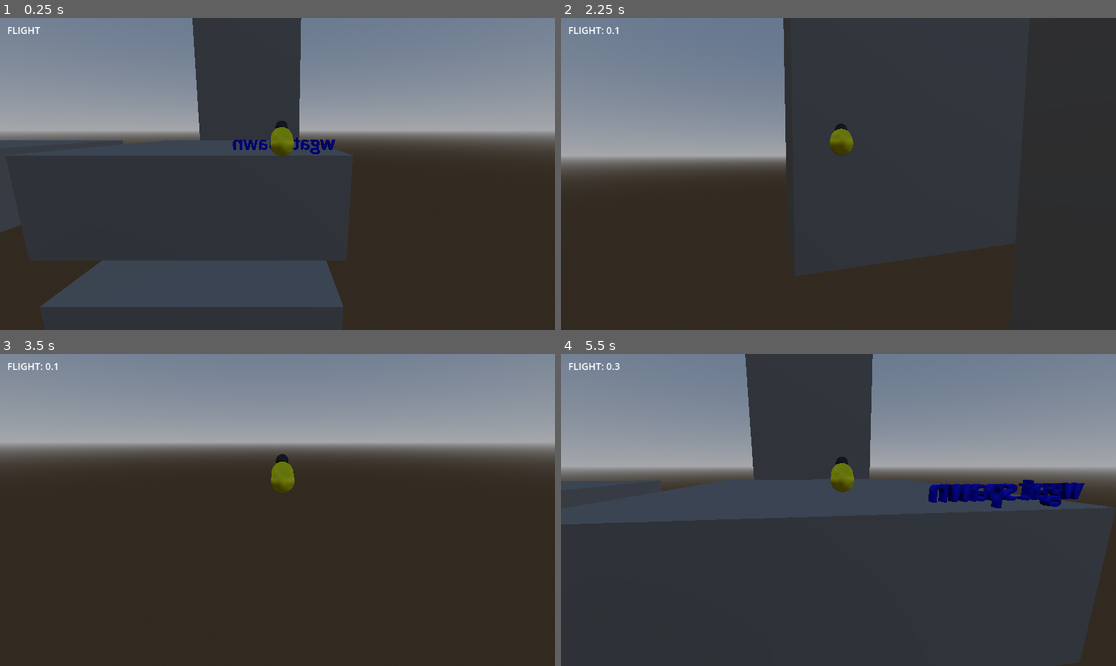
Above: before the commit, frames 1-4 (two rows, left to right).
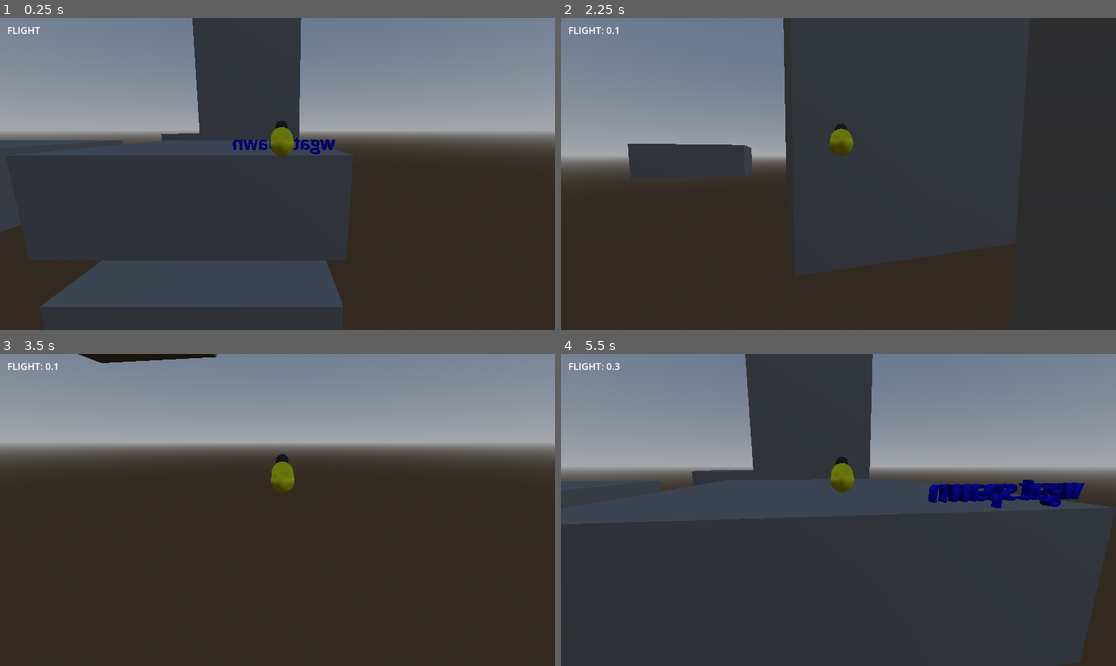
Above: after the commit, the same moments.

Repository: GunterJr/game-jam-feb
Game: Godot game, scene res://scenes/areas/movement-testing.tscn
Two runs of this game, one before a commit and one after it. Both use one fixed random seed, a clock stepped at 60 frames per second and the inputs below.
Inputs (mouse positions are in pixels of both pictures, inside the frame that each line leads up to):
- Up to frame 1 (0.25 s): no input
- Up to frame 2 (2.25 s): tap Enter (ui_accept) at 0.5 s; move the mouse to (866, 174) at 0.52 s; hold W (forward) from 0.53 s (still down); tap Shift (dash) at 0.6, 1.35, 2.1 s; click (866, 174) at 0.67 s; tap Space (jump) at 0.77, 1.52 s; move the mouse to (810, 174) at 1.27 s; move the mouse to (849, 167) at 2.02 s
- Up to frame 3 (3.5 s): keep holding W (forward); move the mouse to (271, 516) at 2.77 s; tap Shift (dash) at 2.85 s; click (271, 516) at 2.92 s; tap Space (jump) at 3.02 s
- Up to frame 4 (5.5 s): keep holding W (forward); move the mouse to (877, 513) at 3.52 s; tap Shift (dash) at 3.6, 4.35, 5.1 s; tap Space (jump) at 3.77, 4.52 s; tap Enter (ui_accept) at 4.25 s; move the mouse to (794, 506) at 4.27 s; tap R (reset) at 5 s; move the mouse to (844, 510) at 5.02 s; click (844, 510) at 5.17 s

The runs differ from the first frame. In frame 1, 0.1% of the frame differs, in the area x 29-37%, y 36-40%; in frame 2, 1.9%, in the area x 12-35%, y 40-50%; in frame 3, 0.5%; in frame 4, 0.4%.

Commit message:
WIP: Add suitor bee and misc

Diff:
--- /dev/null
+++ b/scenes/actors/suitor-bee.tscn
@@ -0,0 +1,26 @@
+[gd_scene format=3 uid="uid://dfkgkk2hqb77"]
+
+[sub_resource type="CapsuleMesh" id="CapsuleMesh_p8kpe"]
+radius = 0.1
+height = 0.4
+
+[sub_resource type="StandardMaterial3D" id="StandardMaterial3D_d226x"]
+albedo_color = Color(1, 1, 0, 1)
+
+[sub_resource type="SphereMesh" id="SphereMesh_p8kpe"]
+radius = 0.1
+height = 0.1
+
+[sub_resource type="StandardMaterial3D" id="StandardMaterial3D_1tyor"]
+albedo_color = Color(0, 0, 0, 1)
+
+[node name="SuitorBee" type="StaticBody3D" unique_id=643648152]
+
+[node name="MeshInstance3D" type="MeshInstance3D" parent="." unique_id=63989046]
+mesh = SubResource("CapsuleMesh_p8kpe")
+surface_material_override/0 = SubResource("StandardMaterial3D_d226x")
+
+[node name="MeshInstance3D" type="MeshInstance3D" parent="MeshInstance3D" unique_id=1423929763]
+transform = Transform3D(1, 0, 0, 0, 1, 0, 0, 0, 1, 0, 0.16721326, 0)
+mesh = SubResource("SphereMesh_p8kpe")
+surface_material_override/0 = SubResource("StandardMaterial3D_1tyor")
--- a/scenes/areas/movement-testing.tscn
+++ b/scenes/areas/movement-testing.tscn
@@ -91,6 +91,10 @@
 transform = Transform3D(3, 0, 0, 0, -1, 0, 0, 0, 3, 0, 0, 0)
 mesh = SubResource("BoxMesh_0kmkr")
 
+[node name="MeshInstance3D2" type="MeshInstance3D" parent="StaticBody3D6" unique_id=1018382128]
+transform = Transform3D(3, 0, 0, 0, -1, 0, 0, 0, 3, 0, 0, 10.637159)
+mesh = SubResource("BoxMesh_0kmkr")
+
 [node name="Benson" parent="." unique_id=193555425 node_paths=PackedStringArray("spawnpoint") instance=ExtResource("1_0kmkr")]
 transform = Transform3D(1, 0, 0, 0, 1, 0, 0, 0, 1, 0.06578946, 0.66000307, 0.14967513)
 spawnpoint = NodePath("../Spawnpoint")
Not shown, changed: README.md
